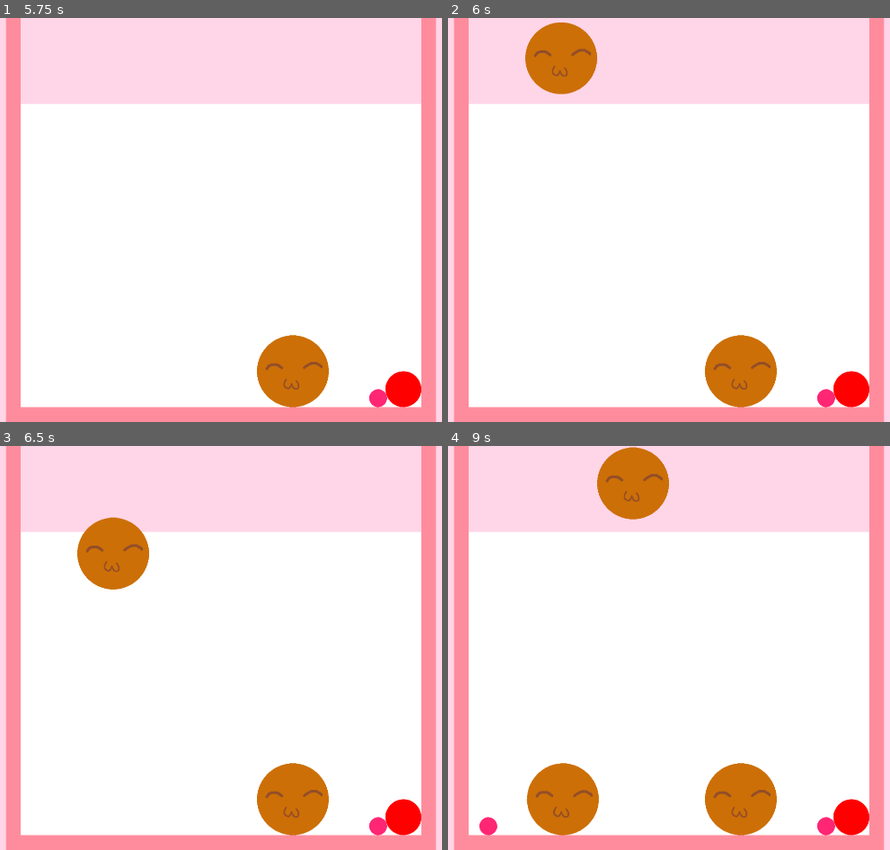
Above: before the commit, frames 1-4 (two rows, left to right).
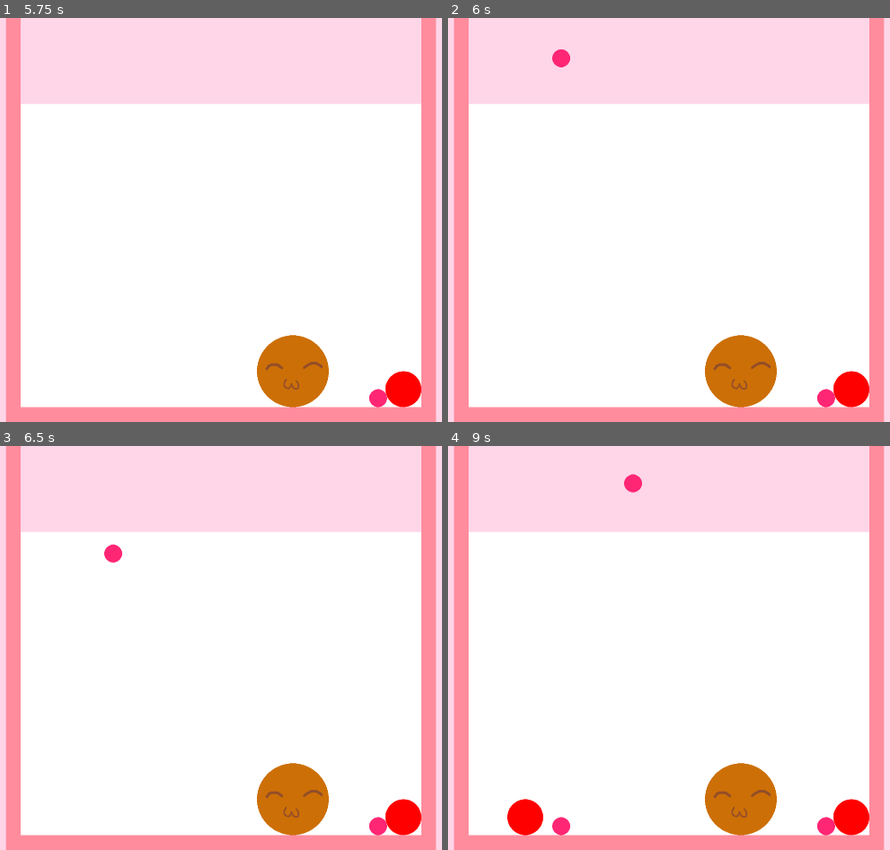
Above: after the commit, the same moments.

Repository: jadicodes/candy-drop
Game: Godot game, scene res://world/world.tscn
Two runs of this game, one before a commit and one after it. Both use one fixed random seed, a clock stepped at 60 frames per second and the inputs below.
Inputs (mouse positions are in pixels of both pictures, inside the frame that each line leads up to):
- Up to frame 1 (5.75 s): tap Enter at 0.5 s; move the mouse to (380, 199) at 0.52 s; click (380, 199) at 0.6 s; move the mouse to (75, 240) at 1.27 s; click (75, 240) at 1.35 s; move the mouse to (291, 131) at 2.02 s; click (291, 131) at 2.1 s; move the mouse to (185, 300) at 2.77 s; click (185, 300) at 2.85 s; move the mouse to (437, 280) at 3.52 s; click (437, 280) at 3.6 s; tap Space at 4.25 s; move the mouse to (4, 159) at 4.27 s; click (4, 159) at 4.35 s; move the mouse to (256, 220) at 5.02 s; click (256, 220) at 5.1 s
- Up to frame 2 (6 s): move the mouse to (562, 119) at 5.77 s; click (562, 119) at 5.85 s
- Up to frame 3 (6.5 s): no input
- Up to frame 4 (9 s): move the mouse to (828, 627) at 6.52 s; click (828, 627) at 6.6 s; move the mouse to (523, 668) at 7.27 s; click (523, 668) at 7.35 s; move the mouse to (739, 559) at 8.02 s; click (739, 559) at 8.1 s; move the mouse to (633, 728) at 8.77 s; click (633, 728) at 8.85 s

Frame 1 is identical in both runs. In frame 2, 2.3% of the frame differs, in the area x 17-34%, y 1-19%; in frame 3, 2.3%; in frame 4, 5.2%, in the area x 6-50%, y 0-97%.

Commit message:
Create set_color function

Diff:
--- a/project/ball/ball.gd
+++ b/project/ball/ball.gd
@@ -13,7 +13,6 @@
 	ORANGE,
 }
 
-var _ball_array = []
 
 var _ball_color: int:
 	set(state):
@@ -29,14 +28,21 @@
 		_ball_color = state
 
 
-func _ready() -> void:
-	var number = randi_range(1,3)
-	if number == 1:
+func set_color(color):
+	if color == "random":
+		_ball_color = colors.values().pick_random()
+	if color == "pink":
 		_ball_color = colors.PINK
-	if number == 2:
+	if color == "red":
 		_ball_color = colors.RED
-	if number == 3:
+	if color == "orange":
 		_ball_color = colors.ORANGE
+
+
+
+
+
+var _ball_array = []
 
 
 func _set_sprite_texture(color):
--- a/project/world/world.gd
+++ b/project/world/world.gd
@@ -5,6 +5,10 @@
 	TRUE,
 	FALSE,
 }
+
+const PINK = preload("res://ball/pink_ball.png")
+const RED = preload("res://ball/red_ball.png")
+const ORANGE = preload("res://ball/orange_ball.png")
 
 var collision : CollisionShape2D
 var _ball : Ball
@@ -19,24 +23,27 @@
 
 
 func _ready() -> void:
-	_make_new_ball()
+	_make_new_ball("random")
 
 
 func _process(_delta) -> void:
 	if _ball_state == is_dropped.FALSE:
-		_ball.global_position.x = _get_spawn_location()
+		_ball.global_position.x = _follow_mouse()
 
 
-func _make_new_ball() -> void:
+func _make_new_ball(color) -> void:
 	_ball = preload("res://ball/ball.tscn").instantiate()
 	add_child(_ball)
 	_ball_state = is_dropped.FALSE
 	collision = _ball.get_node("Collision")
-	_ball.global_position.x = _get_spawn_location()
+
+	_ball.set_color(color)
+
+	_ball.global_position.x = _follow_mouse()
 	_ball.global_position.y = 100
 
 
-func _get_spawn_location() -> float:
+func _follow_mouse() -> float:
 	var _ball_location = clamp(get_global_mouse_position().x, 426 + collision.shape.radius, 1494 - collision.shape.radius)
 	return _ball_location
 
@@ -52,4 +59,4 @@
 
 
 func _on_timer_timeout() -> void:
-	_make_new_ball()
+	_make_new_ball("random")
